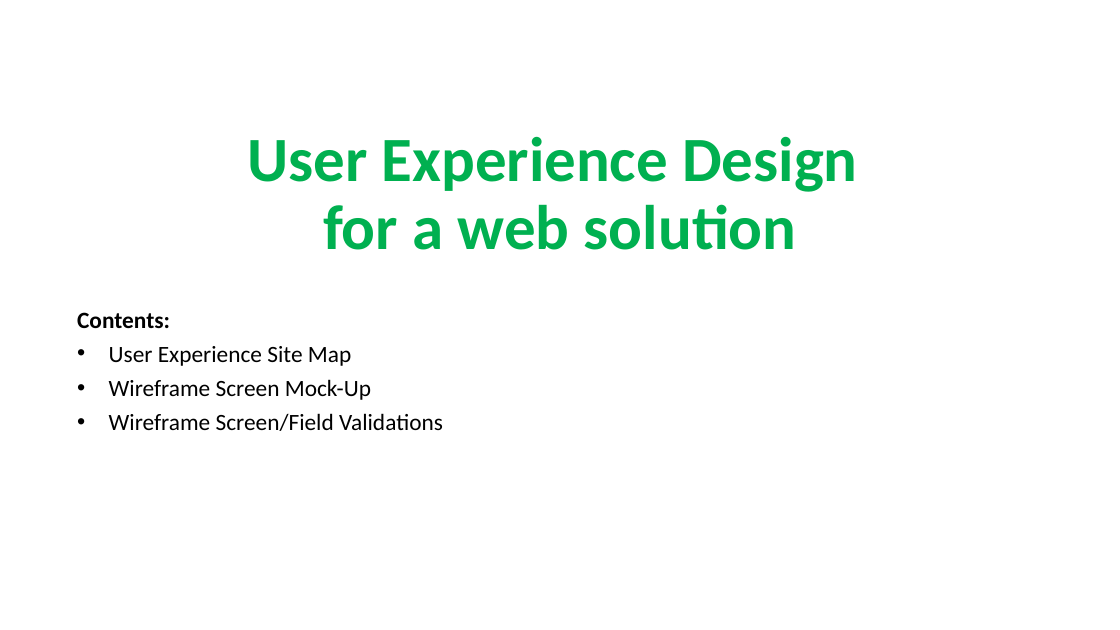
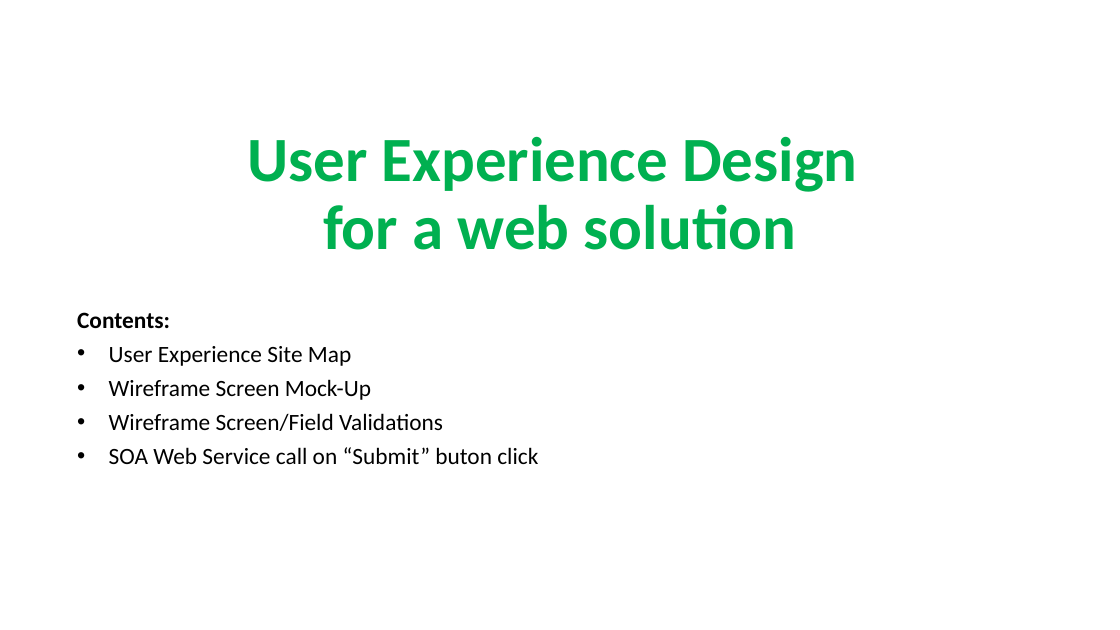
Before and after one commit to RaghavanKasthuri/User-Experience-UX-, a slide deck: slide 1 of Web CRM Customer Search Design.pptx. Drawn at 1120x630 pixels with LibreOffice and Linux fonts; fonts in the diff are those of the drawing. Boxes give left, top, right and bottom in pixels: in the first picture for what was removed or moved away, otherwise in the second. Text is boxed around its words. In the diff, an @@ line names an element or a change of style, - is before the commit and + after.

```diff
--- a/Web CRM Customer Search Design.pptx
+++ b/Web CRM Customer Search Design.pptx
@@ subtitle at [109, 447, 538, 464]: paragraph added @@
+• SOA Web Service call on “Submit” buton click
```
Also in this commit, not shown: 4 other slides changed, 1 slide added, 1 other file.
